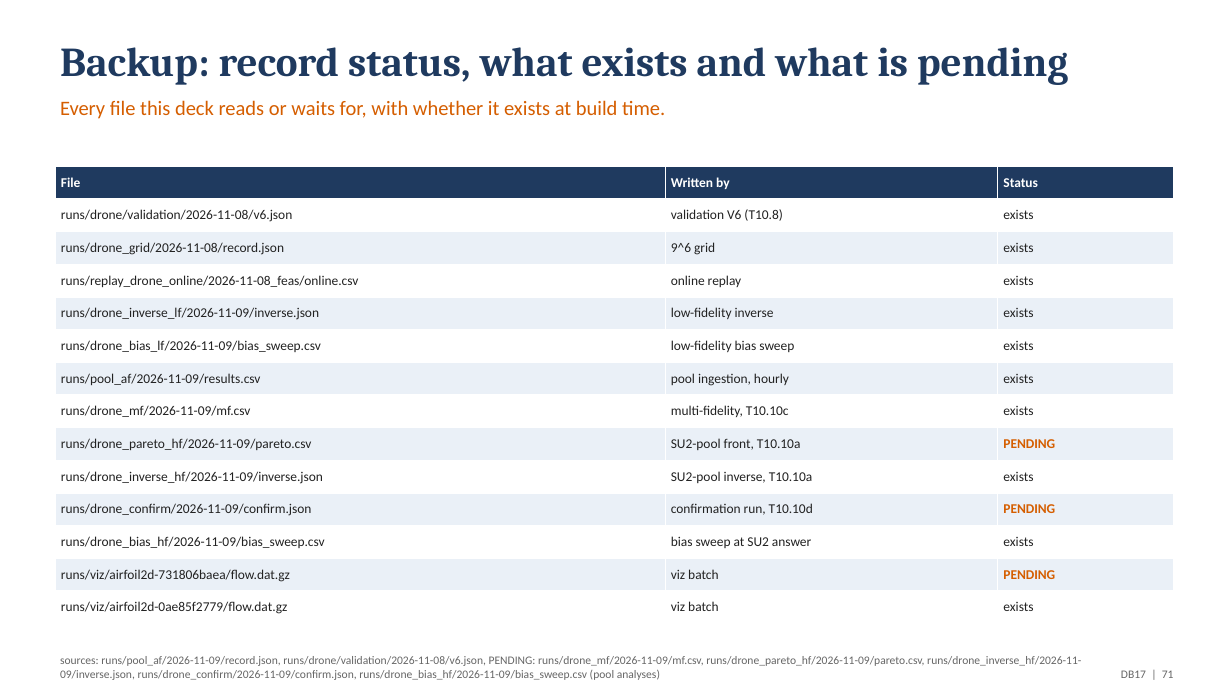
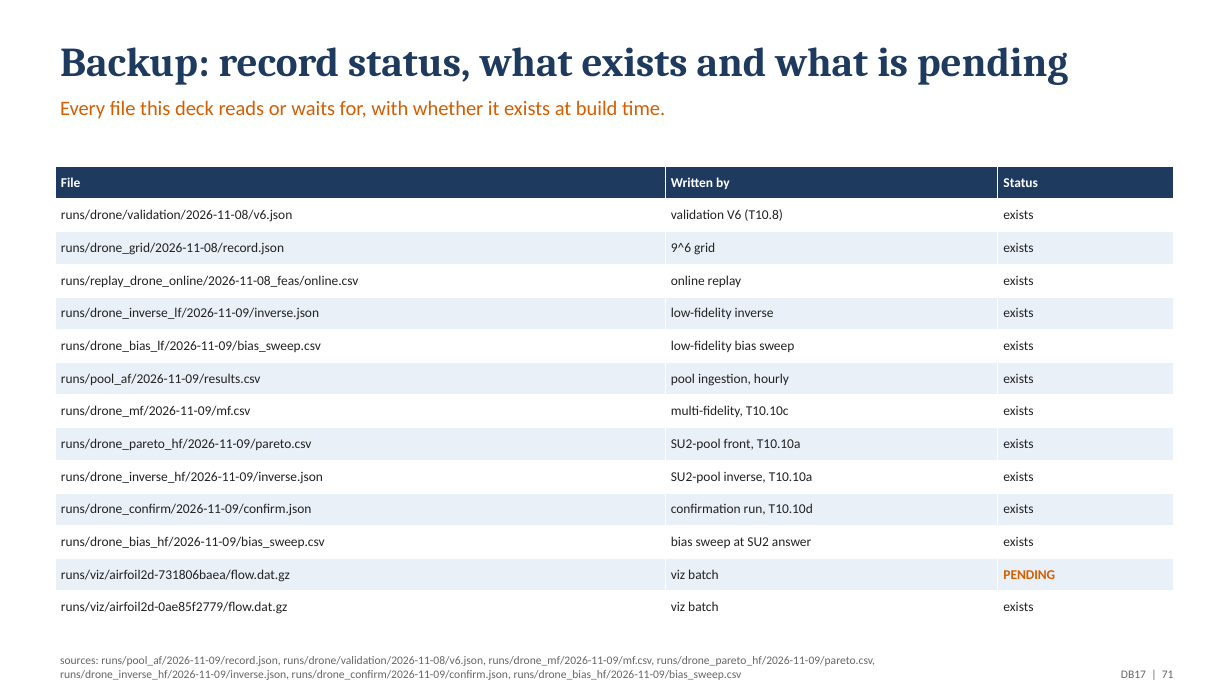
Before and after one commit to emarinhoss/ai-engineering, a slide deck: slide 71 of docs/talk/deck_drone.pptx. Drawn at 1232x693 pixels with LibreOffice and Linux fonts; fonts in the diff are those of the drawing. Boxes give left, top, right and bottom in pixels: in the first picture for what was removed or moved away, otherwise in the second. Text is boxed around its words. In the diff, an @@ line names an element or a change of style, - is before the commit and + after.

```diff
--- a/docs/talk/deck_drone.pptx
+++ b/docs/talk/deck_drone.pptx
@@ table at bbox=[55, 166, 1174, 624] @@
-row 9, column 3: PENDING
+row 9, column 3: exists
-row 11, column 3: PENDING
+row 11, column 3: exists
@@ text at bbox=[60, 656, 875, 680]: text changed @@
-sources: runs/pool_af/2026-11-09/record.json, runs/drone/validation/2026-11-08/v6.json, PENDING: runs/drone_mf/2026-11-09/mf.csv, runs/drone_pareto_hf/2026-11-09/pareto.csv, runs/drone_inverse_hf/2026-11-09/inverse.json, runs/drone_confirm/2026-11-09/confirm.json, runs/drone_bias_hf/2026-11-09/bias_sweep.csv (pool analyses)
+sources: runs/pool_af/2026-11-09/record.json, runs/drone/validation/2026-11-08/v6.json, runs/drone_mf/2026-11-09/mf.csv, runs/drone_pareto_hf/2026-11-09/pareto.csv, runs/drone_inverse_hf/2026-11-09/inverse.json, runs/drone_confirm/2026-11-09/confirm.json, runs/drone_bias_hf/2026-11-09/bias_sweep.csv
```
Also in this commit, not shown: 6 other slides changed, 1 slide added, 1 slide removed, 50 other files.
